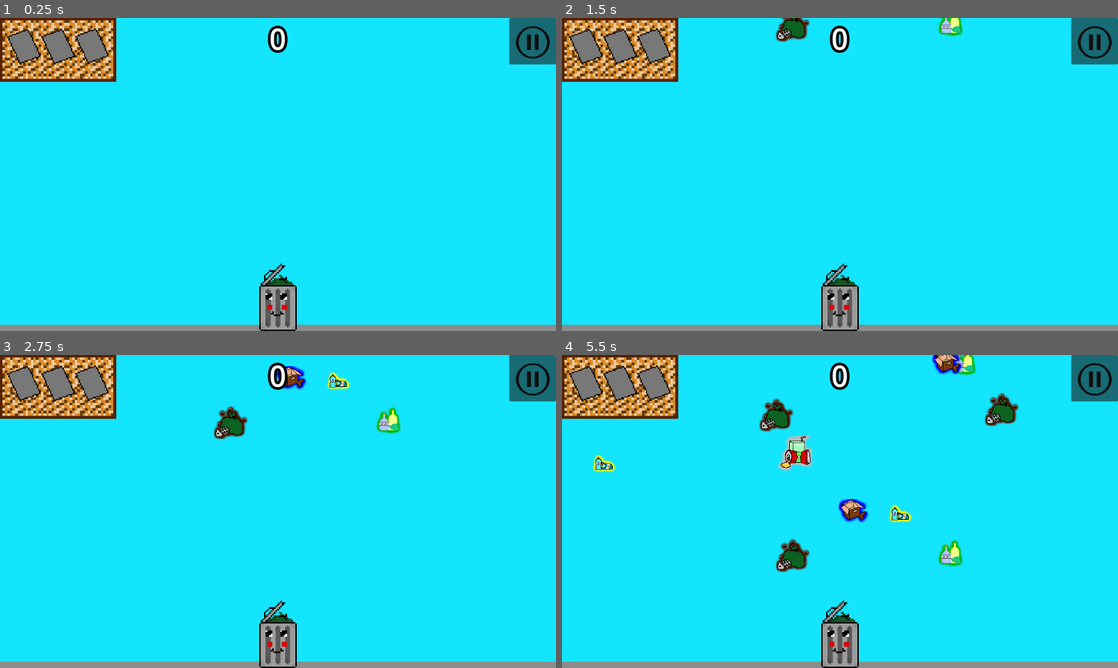
Above: before the commit, frames 1-4 (two rows, left to right).
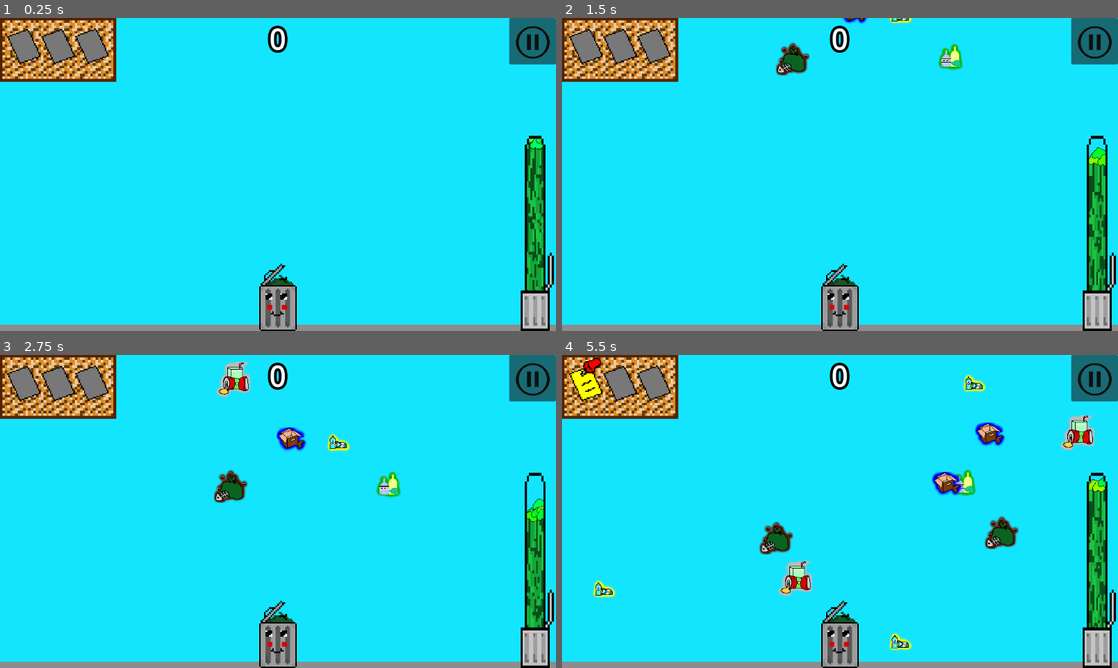
Above: after the commit, the same moments.

Repository: DJcrime/Trash-run
Game: Godot game, scene res://scenes/mainGame.tscn
Two runs of this game, one before a commit and one after it. Both use one fixed random seed, a clock stepped at 60 frames per second and the inputs below. This scene is started directly instead of the project's main scene.
Inputs:
- Up to frame 1 (0.25 s): no input
- Up to frame 2 (1.5 s): no input
- Up to frame 3 (2.75 s): no input
- Up to frame 4 (5.5 s): no input

The runs differ from the first frame. In frame 1, 2.6% of the frame differs, in the area x 93-100%, y 37-100%; in frame 2, 4.1%; in frame 3, 5.4%; in frame 4, 9.5%, in the area x 1-100%, y 0-100%.

Commit message:
trashbar
Made a load bar on the side that let you know the level of trash and when that is to low you get a yellow card

Diff:
--- a/characters/player/base_character.tscn
+++ b/characters/player/base_character.tscn
@@ -6,23 +6,6 @@
 [sub_resource type="CapsuleShape2D" id="CapsuleShape2D_dir4n"]
 radius = 11.0
 height = 38.0
-
-[sub_resource type="Animation" id="Animation_v2aly"]
-resource_name = "walkRight"
-length = 0.6
-loop_mode = 1
-tracks/0/type = "value"
-tracks/0/imported = false
-tracks/0/enabled = true
-tracks/0/path = NodePath("Sprite2D:frame")
-tracks/0/interp = 1
-tracks/0/loop_wrap = true
-tracks/0/keys = {
-"times": PackedFloat32Array(0, 0.1, 0.2, 0.3, 0.4, 0.5),
-"transitions": PackedFloat32Array(1, 1, 1, 1, 1, 1),
-"update": 1,
-"values": [0, 1, 2, 3, 4, 5]
-}
 
 [sub_resource type="Animation" id="Animation_fjsch"]
 length = 0.001
@@ -56,6 +39,23 @@
 "values": [10, 11, 12, 13, 14, 15]
 }
 
+[sub_resource type="Animation" id="Animation_v2aly"]
+resource_name = "walkRight"
+length = 0.6
+loop_mode = 1
+tracks/0/type = "value"
+tracks/0/imported = false
+tracks/0/enabled = true
+tracks/0/path = NodePath("Sprite2D:frame")
+tracks/0/interp = 1
+tracks/0/loop_wrap = true
+tracks/0/keys = {
+"times": PackedFloat32Array(0, 0.1, 0.2, 0.3, 0.4, 0.5),
+"transitions": PackedFloat32Array(1, 1, 1, 1, 1, 1),
+"update": 1,
+"values": [0, 1, 2, 3, 4, 5]
+}
+
 [sub_resource type="AnimationLibrary" id="AnimationLibrary_52yd2"]
 _data = {
 "RESET": SubResource("Animation_fjsch"),
--- a/globals/globals.gd
+++ b/globals/globals.gd
@@ -3,6 +3,7 @@
 signal checkVita
 signal checkPunteggio
 signal checkAnim
+signal checkTrashValue
 #varibile personaggio selezionato
 var chosenCharacter:PackedScene=preload("res://characters/player/base_character.tscn")
 #variabile che indice l'altezza a cui la spazzatura viene eliminata
@@ -11,6 +12,7 @@
 var vite:int=0:
 	set(value):
 		vite=value
+		trashValue=100
 		checkVita.emit()
 #variabili per fermare
 var gameOver:bool=false
@@ -25,3 +27,8 @@
 	set(value):
 		anim=value
 		checkAnim.emit()
+#variabile valore sporcizia
+var trashValue:int=100:
+	set(value):
+		trashValue=value
+		checkTrashValue.emit()
--- /dev/null
+++ b/scenes/barraRifiuti.tscn
@@ -0,0 +1,49 @@
+[gd_scene load_steps=4 format=3 uid="uid://chvl12uqjojf"]
+
+[ext_resource type="Texture2D" uid="uid://c8g3mamb25pq5" path="res://grafiche/scenes/barra charge.png" id="1_dwjgq"]
+[ext_resource type="Script" path="res://scripts/barraRifiuti.gd" id="1_hbt43"]
+[ext_resource type="PackedScene" uid="uid://buskv5lu15otr" path="res://scenes/charge bar.tscn" id="2_lgesd"]
+
+[node name="barra" type="Control"]
+layout_mode = 3
+anchors_preset = 15
+anchor_right = 1.0
+anchor_bottom = 1.0
+grow_horizontal = 2
+grow_vertical = 2
+script = ExtResource("1_hbt43")
+
+[node name="Container" type="Container" parent="."]
+clip_contents = true
+layout_mode = 1
+anchors_preset = 6
+anchor_left = 1.0
+anchor_top = 0.5
+anchor_right = 1.0
+anchor_bottom = 0.5
+offset_left = -60.0
+offset_top = -73.0
+offset_right = -26.0
+offset_bottom = 315.0
+grow_horizontal = 0
+grow_vertical = 2
+
+[node name="barra" parent="Container" instance=ExtResource("2_lgesd")]
+position = Vector2(18.5, 200.4)
+scale = Vector2(3.85, 6.62857)
+
+[node name="TextureRect" type="TextureRect" parent="."]
+clip_contents = true
+layout_mode = 1
+anchors_preset = 6
+anchor_left = 1.0
+anchor_top = 0.5
+anchor_right = 1.0
+anchor_bottom = 0.5
+offset_left = -86.0
+offset_top = -98.0
+offset_bottom = 325.0
+grow_horizontal = 0
+grow_vertical = 2
+size_flags_horizontal = 0
+texture = ExtResource("1_dwjgq")
--- /dev/null
+++ b/scenes/charge bar.tscn
@@ -0,0 +1,95 @@
+[gd_scene load_steps=8 format=3 uid="uid://buskv5lu15otr"]
+
+[ext_resource type="Texture2D" uid="uid://dhv7wmvhb65ly" path="res://grafiche/scenes/carica barra.png" id="1_jm3e3"]
+[ext_resource type="Texture2D" uid="uid://pox70kiwn8be" path="res://grafiche/scenes/effectpuzzo.png" id="2_5say1"]
+[ext_resource type="Script" path="res://scripts/charge bar.gd" id="2_y8y13"]
+
+[sub_resource type="Animation" id="Animation_icsi8"]
+resource_name = "live"
+loop_mode = 1
+tracks/0/type = "value"
+tracks/0/imported = false
+tracks/0/enabled = true
+tracks/0/path = NodePath(".:frame")
+tracks/0/interp = 1
+tracks/0/loop_wrap = true
+tracks/0/keys = {
+"times": PackedFloat32Array(0, 0.1, 0.2, 0.3, 0.4, 0.5, 0.6, 0.7, 0.8, 0.9, 1),
+"transitions": PackedFloat32Array(1, 1, 1, 1, 1, 1, 1, 1, 1, 1, 1),
+"update": 1,
+"values": [0, 1, 2, 3, 4, 5, 6, 7, 8, 9, 9]
+}
+
+[sub_resource type="Animation" id="Animation_tftcp"]
+length = 0.001
+tracks/0/type = "value"
+tracks/0/imported = false
+tracks/0/enabled = true
+tracks/0/path = NodePath(".:frame")
+tracks/0/interp = 1
+tracks/0/loop_wrap = true
+tracks/0/keys = {
+"times": PackedFloat32Array(0),
+"transitions": PackedFloat32Array(1),
+"update": 1,
+"values": [0]
+}
+
+[sub_resource type="AnimationLibrary" id="AnimationLibrary_idaif"]
+_data = {
+"RESET": SubResource("Animation_tftcp"),
+"live": SubResource("Animation_icsi8")
+}
+
+[sub_resource type="ParticleProcessMaterial" id="ParticleProcessMaterial_bsg10"]
+lifetime_randomness = 0.01
+particle_flag_disable_z = true
+emission_shape = 1
+emission_sphere_radius = 0.01
+direction = Vector3(0, 0, 0)
+spread = 78.904
+initial_velocity_min = 20.0
+initial_velocity_max = 20.0
+angular_velocity_min = -90.0
+angular_velocity_max = 90.0
+gravity = Vector3(0, 0, 0)
+hue_variation_min = -0.53
+hue_variation_max = -0.22
+
+[node name="barra" type="Sprite2D"]
+texture = ExtResource("1_jm3e3")
+hframes = 10
+script = ExtResource("2_y8y13")
+
+[node name="AnimationPlayer" type="AnimationPlayer" parent="."]
+libraries = {
+"": SubResource("AnimationLibrary_idaif")
+}
+autoplay = "live"
+
+[node name="GPUParticles2D" type="GPUParticles2D" parent="."]
+position = Vector2(-3, -30)
+scale = Vector2(0.253, -0.262)
+amount = 2
+process_material = SubResource("ParticleProcessMaterial_bsg10")
+texture = ExtResource("2_5say1")
+lifetime = 0.5
+visibility_rect = Rect2(-30, -30, 60, 60)
+
+[node name="GPUParticles2D2" type="GPUParticles2D" parent="."]
+position = Vector2(0, -30)
+scale = Vector2(0.233, -0.262)
+amount = 2
+process_material = SubResource("ParticleProcessMaterial_bsg10")
+texture = ExtResource("2_5say1")
+lifetime = 0.5
+visibility_rect = Rect2(-30, -30, 60, 60)
+
+[node name="GPUParticles2D3" type="GPUParticles2D" parent="."]
+position = Vector2(3, -30)
+scale = Vector2(0.163, -0.262)
+amount = 2
+process_material = SubResource("ParticleProcessMaterial_bsg10")
+texture = ExtResource("2_5say1")
+lifetime = 0.5
+visibility_rect = Rect2(-30, -30, 60, 60)
--- a/scenes/help.tscn
+++ b/scenes/help.tscn
@@ -73,6 +73,7 @@
 text = "COME  GIOCARE?"
 label_settings = SubResource("LabelSettings_wbcxa")
 horizontal_alignment = 1
+uppercase = true
 
 [node name="Description" type="Button" parent="Control/ColorRect"]
 layout_mode = 1
@@ -136,6 +137,7 @@
 text = "BIGLIETTI  GIALLI"
 label_settings = SubResource("LabelSettings_wbcxa")
 horizontal_alignment = 1
+uppercase = true
 
 [node name="Description" type="Button" parent="Control/ColorRect2"]
 layout_mode = 1
@@ -195,10 +197,10 @@
 offset_right = 254.999
 offset_bottom = 75.0
 grow_horizontal = 2
-text = "BIDONE
-DEL VETRO"
+text = "barra  rifiuti"
 label_settings = SubResource("LabelSettings_wbcxa")
 horizontal_alignment = 1
+uppercase = true
 
 [node name="Description" type="Button" parent="Control/ColorRect3"]
 layout_mode = 1
@@ -257,10 +259,10 @@
 offset_right = 254.999
 offset_bottom = 75.0
 grow_horizontal = 2
-text = "BIDONE
-DELLA CARTA"
+text = "obbiettivo"
 label_settings = SubResource("LabelSettings_wbcxa")
 horizontal_alignment = 1
+uppercase = true
 
 [node name="Description" type="Button" parent="Control/ColorRect4"]
 layout_mode = 1
@@ -322,10 +324,10 @@
 offset_right = 254.999
 offset_bottom = 75.0
 grow_horizontal = 2
-text = "BIDONE
-DELL'INDIFFERENZIATA"
+text = "spazzatura"
 label_settings = SubResource("LabelSettings_wbcxa")
 horizontal_alignment = 1
+uppercase = true
 
 [node name="Button" type="Button" parent="Control/ColorRect5"]
 layout_mode = 1
--- a/scenes/mainGame.tscn
+++ b/scenes/mainGame.tscn
@@ -1,10 +1,11 @@
-[gd_scene load_steps=7 format=3 uid="uid://cw68bghf7paod"]
+[gd_scene load_steps=8 format=3 uid="uid://cw68bghf7paod"]
 
 [ext_resource type="Script" path="res://scripts/mainGame.gd" id="1_fxxsq"]
 [ext_resource type="Texture2D" uid="uid://dq5om4ec7tyyo" path="res://grafiche/scenes/corkboards.png" id="2_csg46"]
 [ext_resource type="Texture2D" uid="uid://kwjfple8swhl" path="res://grafiche/scenes/pause button.png" id="2_o1nq7"]
 [ext_resource type="PackedScene" uid="uid://dpyea1ol1jf1e" path="res://scenes/gameover_screen.tscn" id="3_842o6"]
 [ext_resource type="Texture2D" uid="uid://txvuvuhwe6im" path="res://grafiche/scenes/postit.png" id="3_tait6"]
+[ext_resource type="PackedScene" uid="uid://chvl12uqjojf" path="res://scenes/barraRifiuti.tscn" id="4_pqdet"]
 
 [sub_resource type="LabelSettings" id="LabelSettings_062q6"]
 font_size = 61
@@ -67,6 +68,9 @@
 offset_right = -0.1521
 offset_bottom = 0.207993
 texture = ExtResource("2_o1nq7")
+
+[node name="barra" parent="CanvasLayer/Control" instance=ExtResource("4_pqdet")]
+layout_mode = 1
 
 [node name="left" type="Button" parent="CanvasLayer/Control"]
 modulate = Color(1, 1, 1, 0)
@@ -137,6 +141,11 @@
 [node name="timer" type="Node" parent="."]
 
 [node name="trashSpawn" type="Timer" parent="timer"]
+wait_time = 0.7
+autostart = true
+
+[node name="downValue" type="Timer" parent="timer"]
+wait_time = 0.1
 autostart = true
 
 [node name="deleteBarrier" type="Node2D" parent="."]
@@ -176,3 +185,4 @@
 [connection signal="button_up" from="CanvasLayer/Control/right" to="." method="_on_right_button_up"]
 [connection signal="pressed" from="CanvasLayer/Control/pause" to="." method="_on_pause_pressed"]
 [connection signal="timeout" from="timer/trashSpawn" to="." method="_on_trash_spawn_timeout"]
+[connection signal="timeout" from="timer/downValue" to="." method="_on_down_value_timeout"]
--- /dev/null
+++ b/scripts/barraRifiuti.gd
@@ -0,0 +1,8 @@
+extends Control
+
+func _ready():
+	Globals.connect("checkTrashValue",checkTrashValue)
+
+func checkTrashValue():
+	if (!Globals.gameOver&&!Globals.pause):
+		$Container/barra.position.y=500-Globals.trashValue*3
--- a/scripts/base_character.gd
+++ b/scripts/base_character.gd
@@ -22,6 +22,11 @@
 		if area.is_in_group(type):
 			area.queue_free()
 			Globals.score+=1
+			if Globals.trashValue<=70:
+				Globals.trashValue+=30
+			else:
+				Globals.trashValue=100
+
 		else:
 			Globals.vite+=1
 			area.queue_free()
--- /dev/null
+++ b/scripts/charge bar.gd
@@ -0,0 +1,4 @@
+extends Sprite2D
+
+func _ready():
+	$AnimationPlayer.play("live")
--- a/scripts/glass_trash.gd
+++ b/scripts/glass_trash.gd
@@ -8,6 +8,10 @@
 		if area.is_in_group(type):
 			area.queue_free()
 			Globals.score+=1
+			if Globals.trashValue<=70:
+				Globals.trashValue+=30
+			else:
+				Globals.trashValue=100
 		else:
 			Globals.vite+=1
 			area.queue_free()
--- a/scripts/mainGame.gd
+++ b/scripts/mainGame.gd
@@ -28,7 +28,7 @@
 			player.position.x-=200*delta
 		if right:
 			player.position.x+=200*delta
-		$trash.position.y+=100*delta
+		$trash.position.y+=150*delta
 		if $deleteBarrier/VisibleOnScreenNotifier2D.is_on_screen():
 			$deleteBarrier.position.y+=3
 			Globals.deleteLimit=$deleteBarrier.position.y
@@ -89,3 +89,10 @@
 	$CanvasLayer/Control/left.visible=true
 	$CanvasLayer/Control/right.visible=true
 	Globals.pause=false
+
+
+func _on_down_value_timeout():
+	if Globals.trashValue>0:
+		Globals.trashValue-=0.05
+	else:
+		Globals.vite+=1
--- a/scripts/organico_trash.gd
+++ b/scripts/organico_trash.gd
@@ -23,6 +23,10 @@
 		if area.is_in_group(type):
 			area.queue_free()
 			Globals.score+=1
+			if Globals.trashValue<=70:
+				Globals.trashValue+=30
+			else:
+				Globals.trashValue=100
 		else:
 			Globals.vite+=1
 			area.queue_free()
--- a/scripts/paper_trash.gd
+++ b/scripts/paper_trash.gd
@@ -8,6 +8,10 @@
 		if area.is_in_group(type):
 			area.queue_free()
 			Globals.score+=1
+			if Globals.trashValue<=70:
+				Globals.trashValue+=30
+			else:
+				Globals.trashValue=100
 		else:
 			Globals.vite+=1
 			area.queue_free()
--- a/scripts/plastic_trash.gd
+++ b/scripts/plastic_trash.gd
@@ -8,6 +8,10 @@
 		if area.is_in_group(type):
 			area.queue_free()
 			Globals.score+=1
+			if Globals.trashValue<=70:
+				Globals.trashValue+=30
+			else:
+				Globals.trashValue=100
 		else:
 			Globals.vite+=1
 			area.queue_free()
Binary file added: grafiche/scenes/barra charge.png
Not shown, added: grafiche/scenes/barra charge.png.import
Binary file added: grafiche/scenes/carica barra.png
Not shown, added: grafiche/scenes/carica barra.png.import
Binary file added: grafiche/scenes/effectpuzzo.png
Not shown, added: grafiche/scenes/effectpuzzo.png.import
